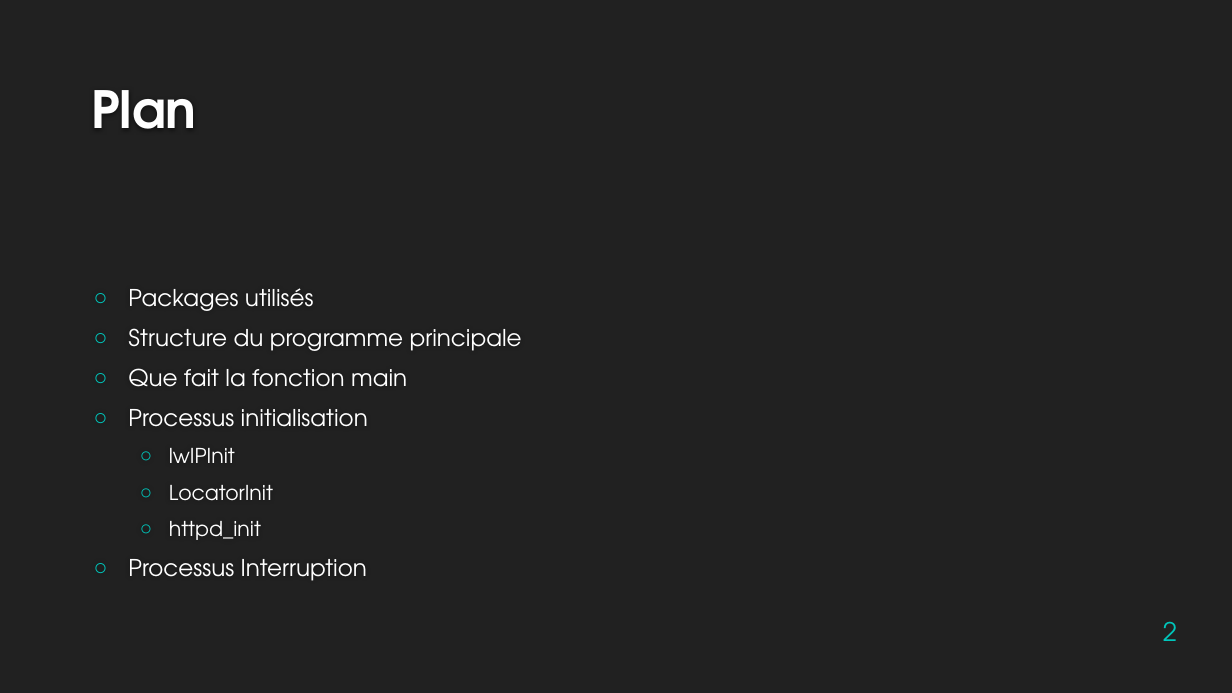
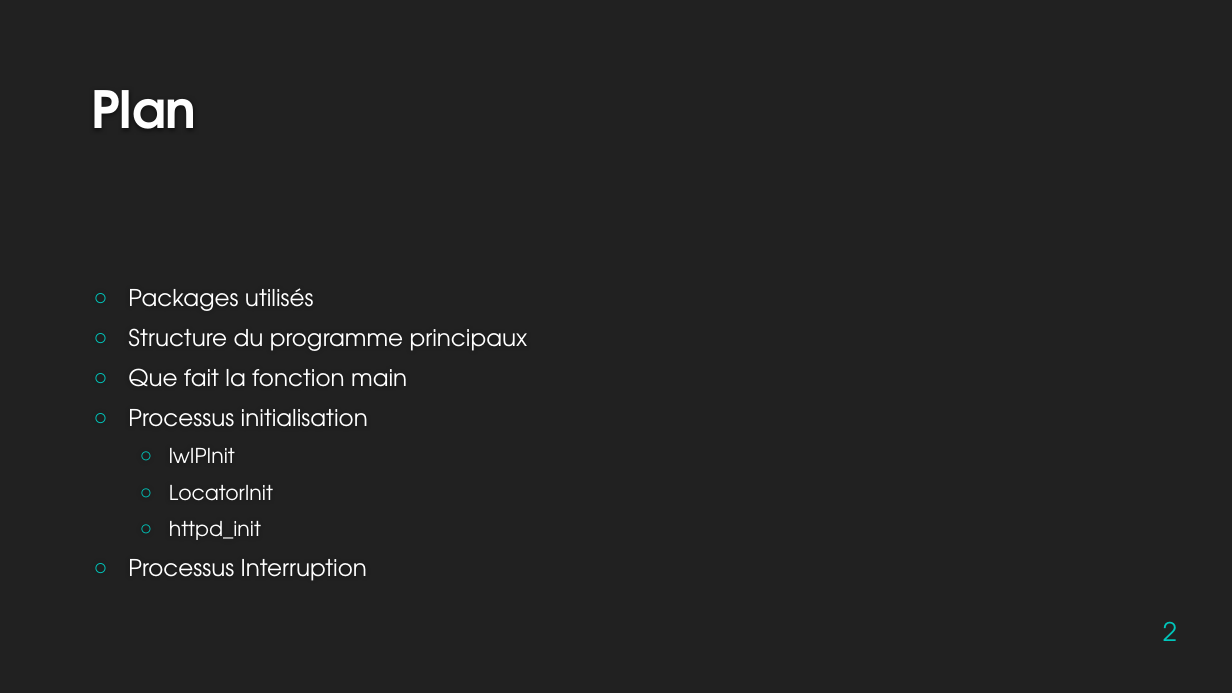
Before and after one commit to Jing2333/Cassiopee, a slide deck: slide 2 of Livrables/LwIP pour TIVA-C.pptx. Drawn at 1232x693 pixels with LibreOffice and Linux fonts; fonts in the diff are those of the drawing; background and template pictures are left out. Boxes give left, top, right and bottom in pixels: in the first picture for what was removed or moved away, otherwise in the second. Text is boxed around its words. In the diff, an @@ line names an element or a change of style, - is before the commit and + after.

```diff
--- a/Livrables/LwIP pour TIVA-C.pptx
+++ b/Livrables/LwIP pour TIVA-C.pptx
@@ text at (x1=128, y1=328, x2=528, y2=351): text changed @@
-○ Structure du programme principale
+○ Structure du programme principaux
```
Also in this commit, not shown: 2 other slides changed.
